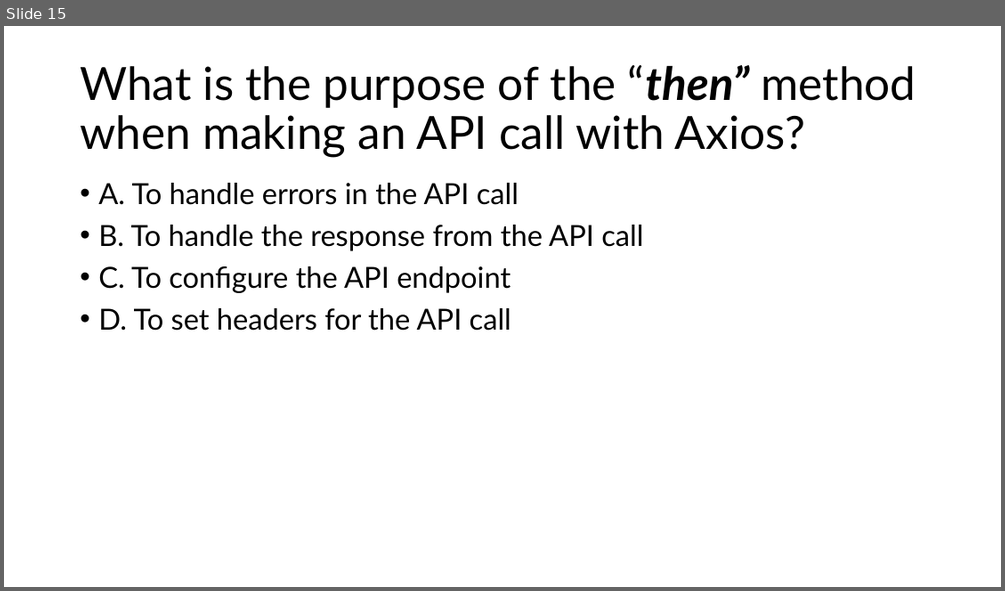
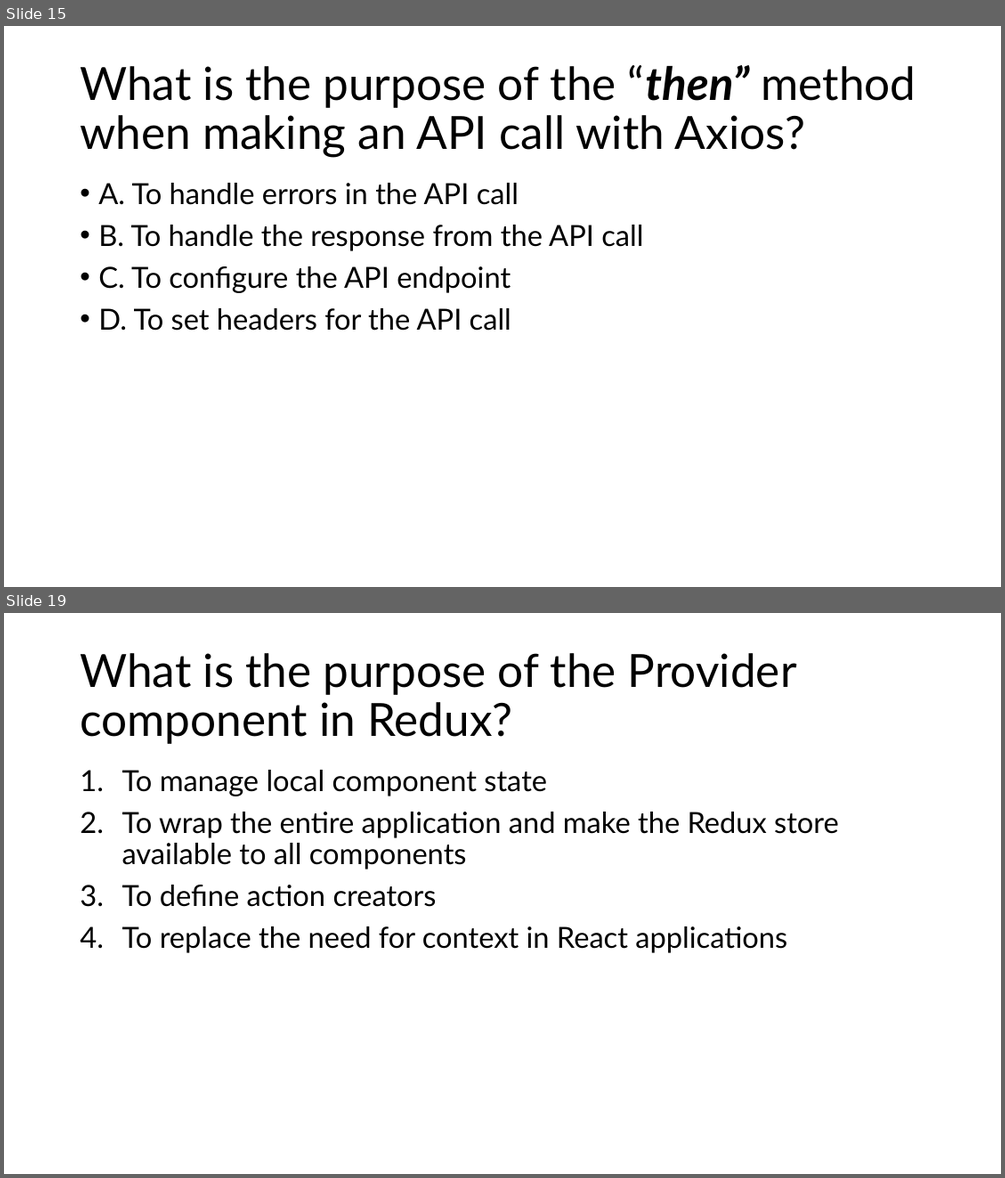
Before and after one commit to aniljos/FS-May-2024, a slide deck: Presentation/MCQ's.pptx. Shown one above the other, each under a label of ours: slide 15 before the commit, slides 15 and 19 after it; the slides between them are not shown. The pictures are 1005x591 and 1005x1178 pixels, drawn with LibreOffice and Linux fonts; fonts in the diff are those of the drawing. Boxes give left, top, right and bottom in pixels: in the first picture for what was removed or moved away, otherwise in the second. Text is boxed around its words. In the diff, an @@ line names an element or a change of style, - is before the commit and + after.

```diff
--- a/Presentation/MCQ's.pptx
+++ b/Presentation/MCQ's.pptx
@@ slide 19 added at [4, 613, 1001, 1174], background #FFFFFF @@
@@ title added at [80, 653, 797, 744], 44 pt, text #000000 @@
+What is the purpose of the Provider component in Redux?
@@ text added at [122, 770, 839, 953], 28 pt, text #000000 @@
+1. To manage local component state
+2. To wrap the entire application and make the Redux store available to all components
+3. To define action creators
+4. To replace the need for context in React applications
```
Also in this commit, not shown: 14 other slides added, 10 other files.
